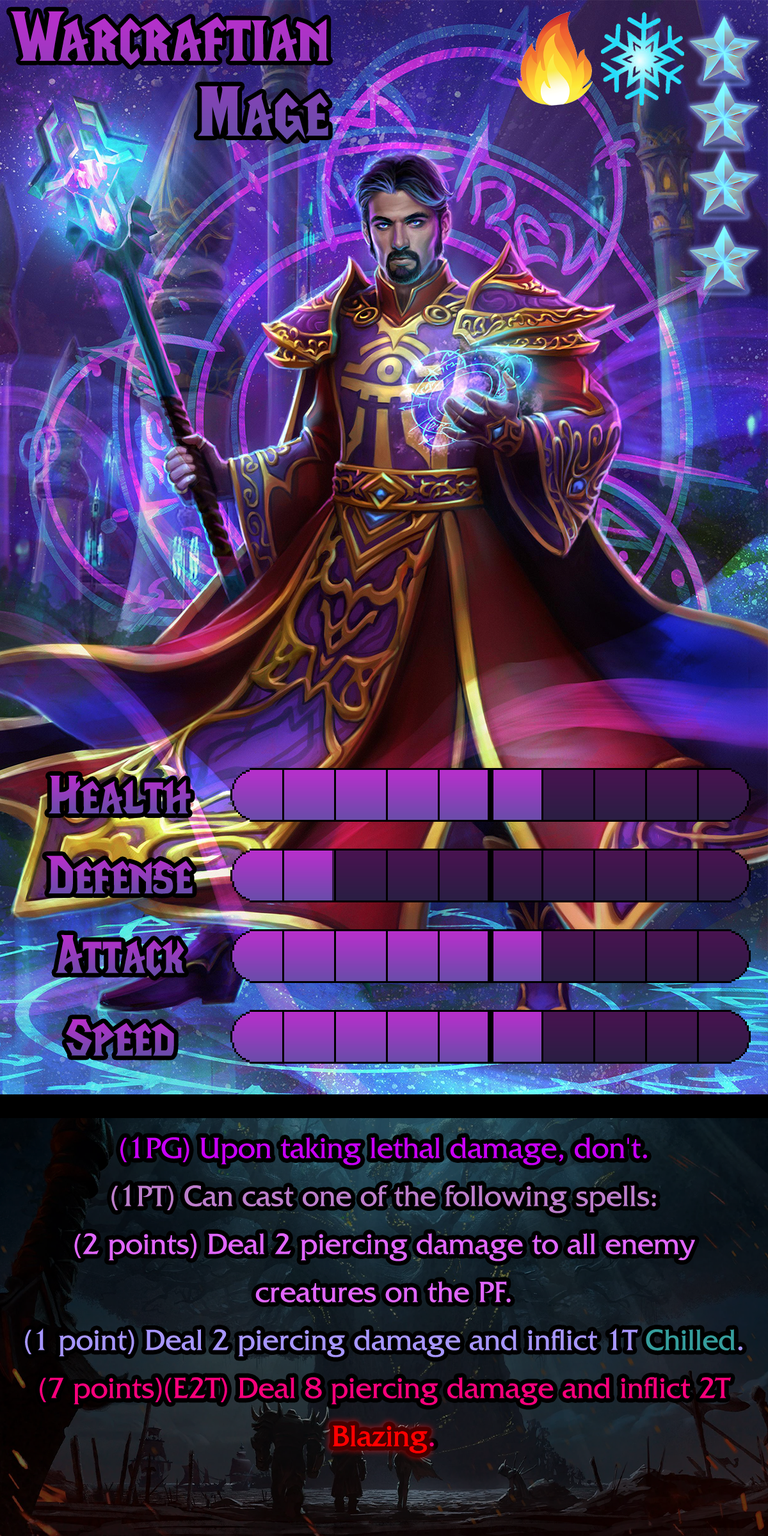
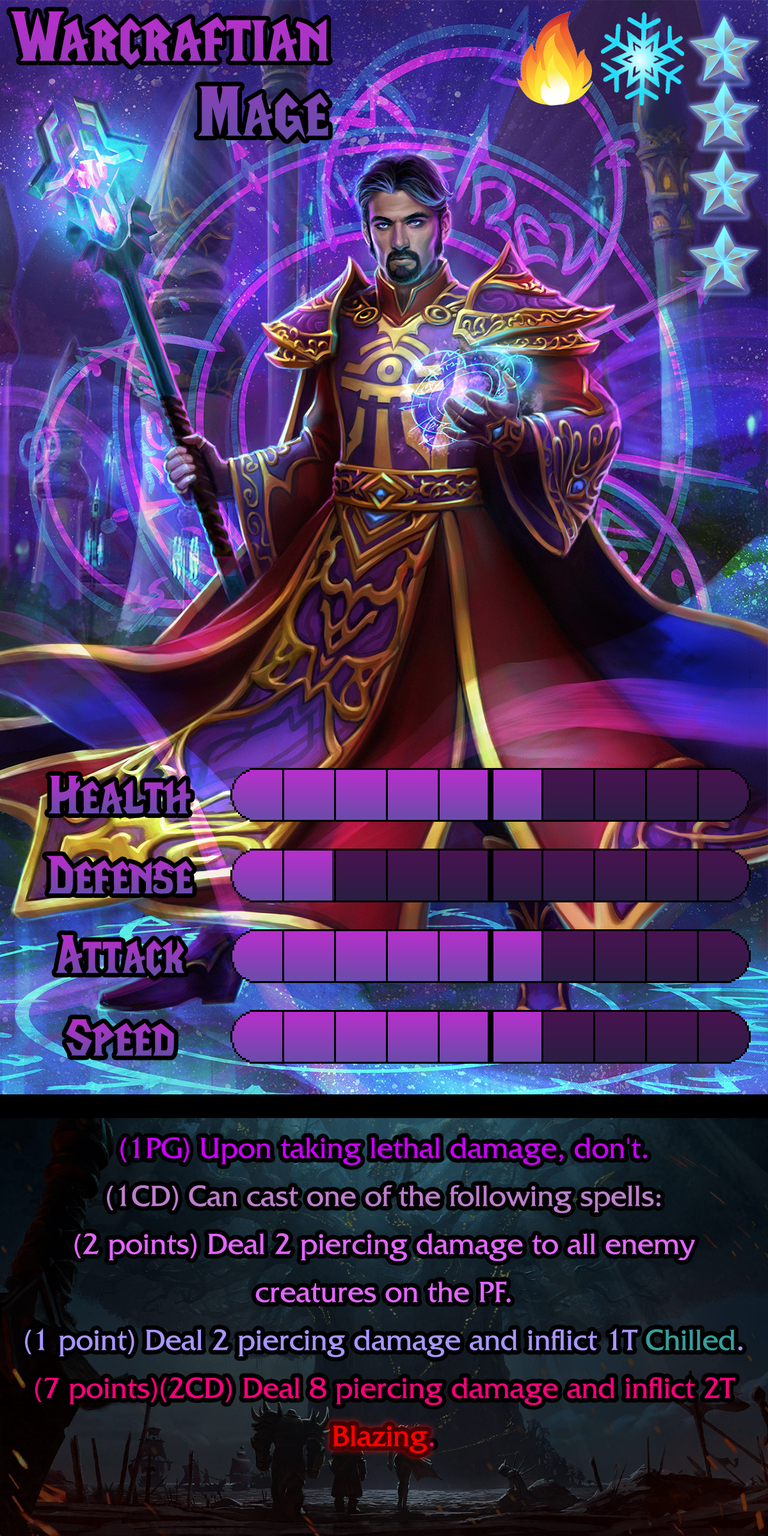
Layered file, before and after one edit (768 x 1536). Changes by layer:
painted on "Ability" over (34, 1183, 736, 1406)
